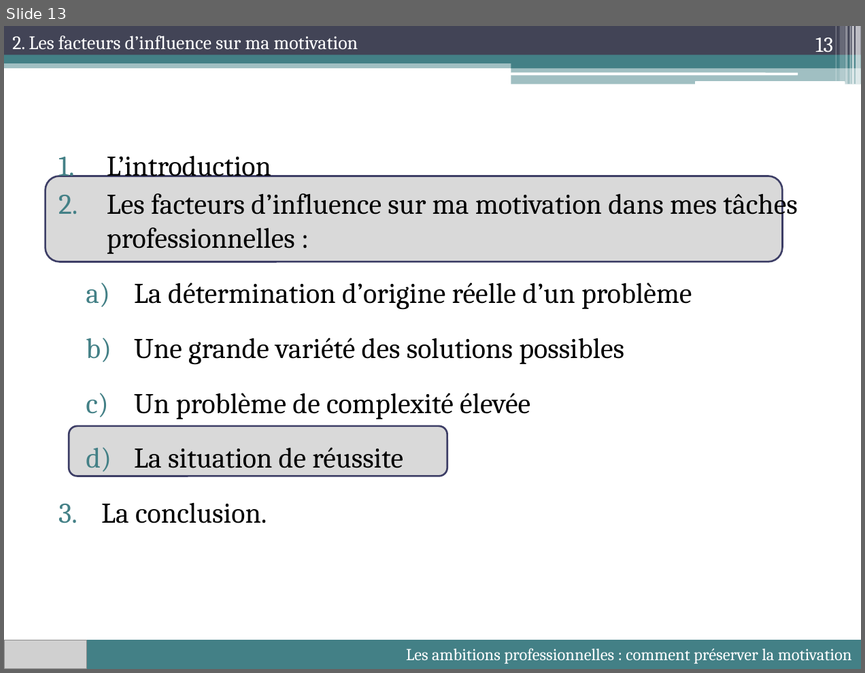
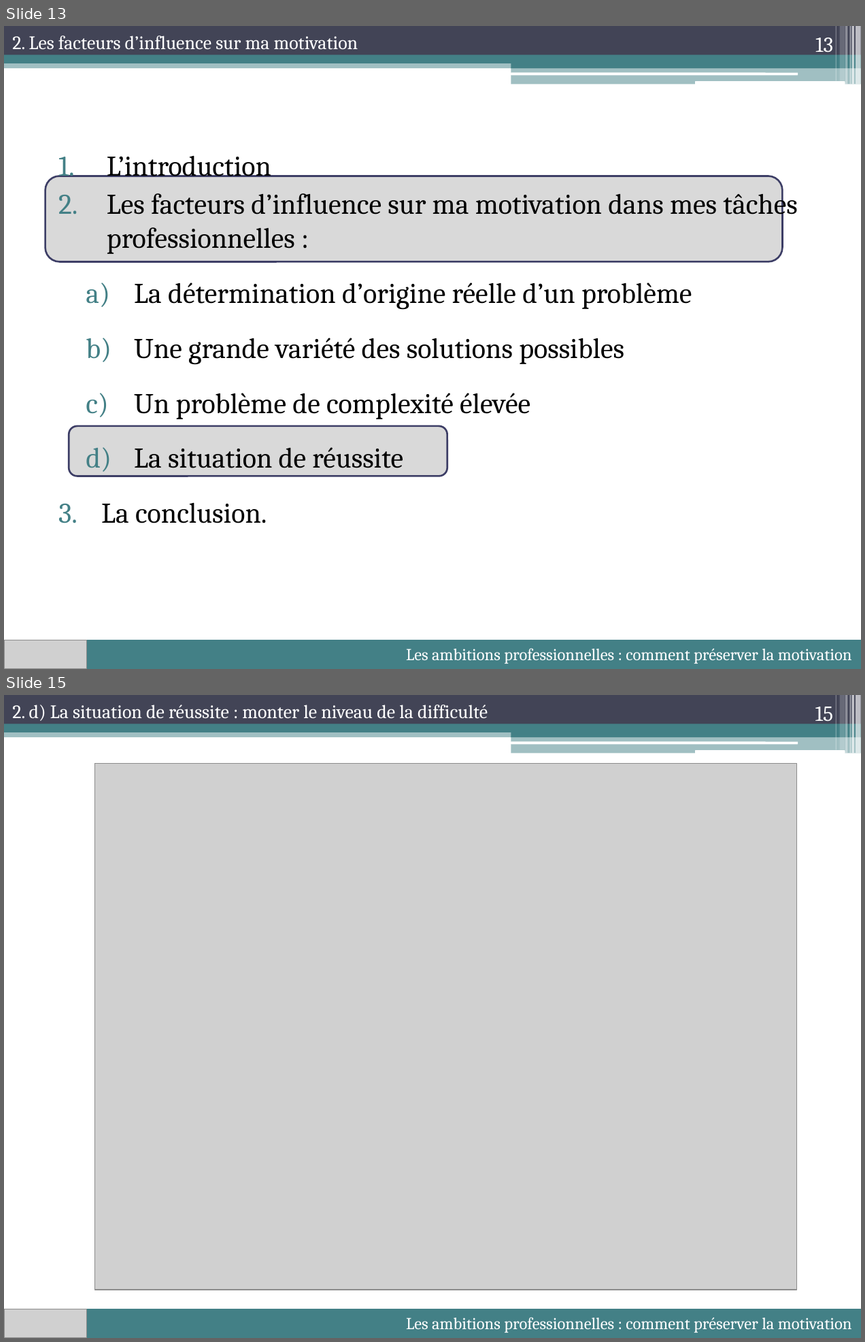
Before and after one commit to lioubouchkin/soutenance, a slide deck: Soutenance.pptx. Shown one above the other, each under a label of ours: slide 13 before the commit, slides 13 and 15 after it; the slides between them are not shown. The pictures are 865x673 and 865x1342 pixels, drawn with LibreOffice and Linux fonts; fonts in the diff are those of the drawing; grey boxes stand for pictures. Boxes give left, top, right and bottom in pixels: in the first picture for what was removed or moved away, otherwise in the second. Text is boxed around its words. In the diff, an @@ line names an element or a change of style, - is before the commit and + after.

```diff
--- a/Soutenance.pptx
+++ b/Soutenance.pptx
@@ slide 15 added at [4,695,861,1338], background #FFFFFF; not listed: 13 template elements that a slide beside it also shows @@
@@ text added at [12,705,487,721], 16 pt, text #FFFFFF @@
+2. d) La situation de réussite : monter le niveau de la difficulté
@@ page number added at [815,707,833,726], 18 pt, text #FFFFFF @@
+15
@@ picture added at [95,764,797,1289] @@
@@ rectangle added at [4,1308,861,1338], fill #438086, 14 pt, text #FFFFFF @@
+Les ambitions professionnelles : comment préserver la motivation
@@ picture added at [4,1309,87,1338] @@
```
Also in this commit, not shown: 2 slides changed, 3 other slides added, 8 other files.
